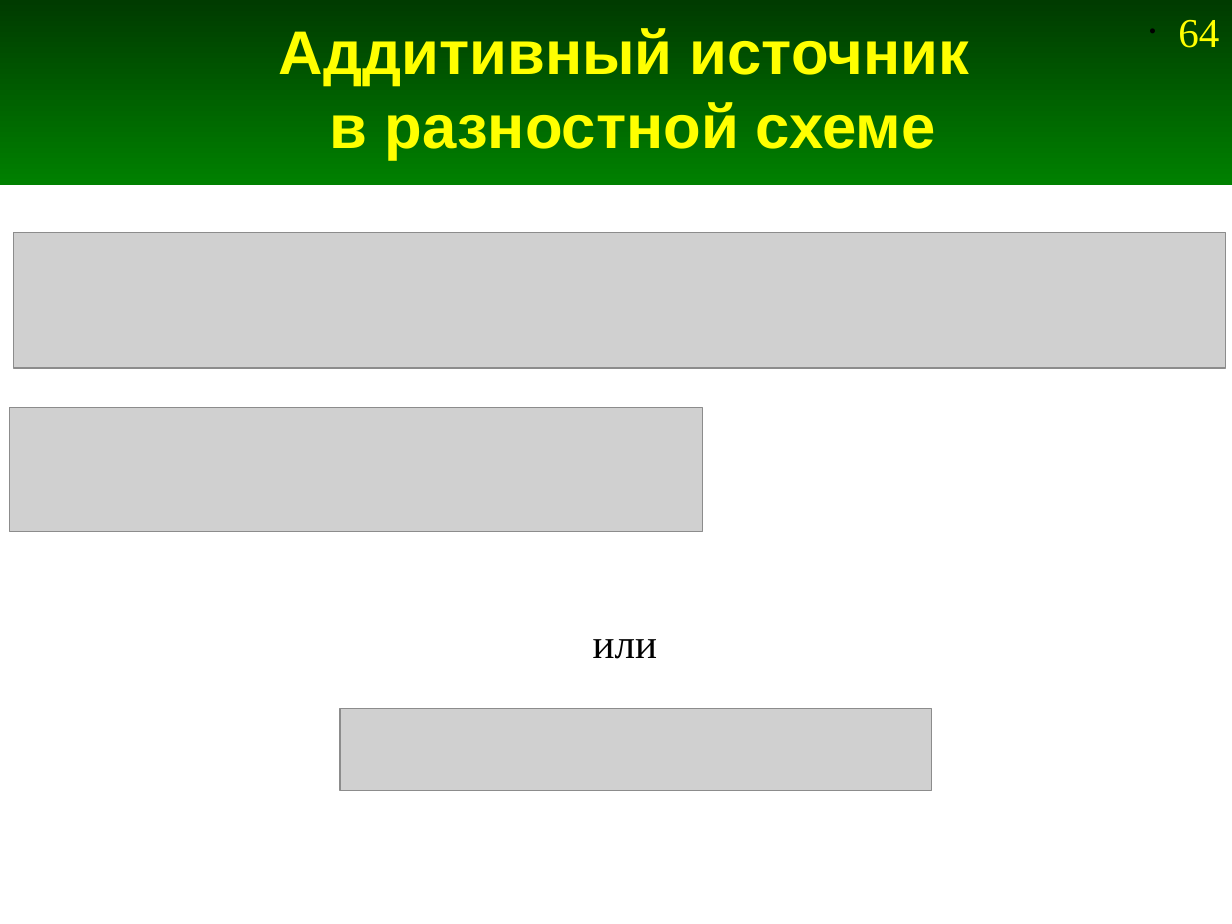
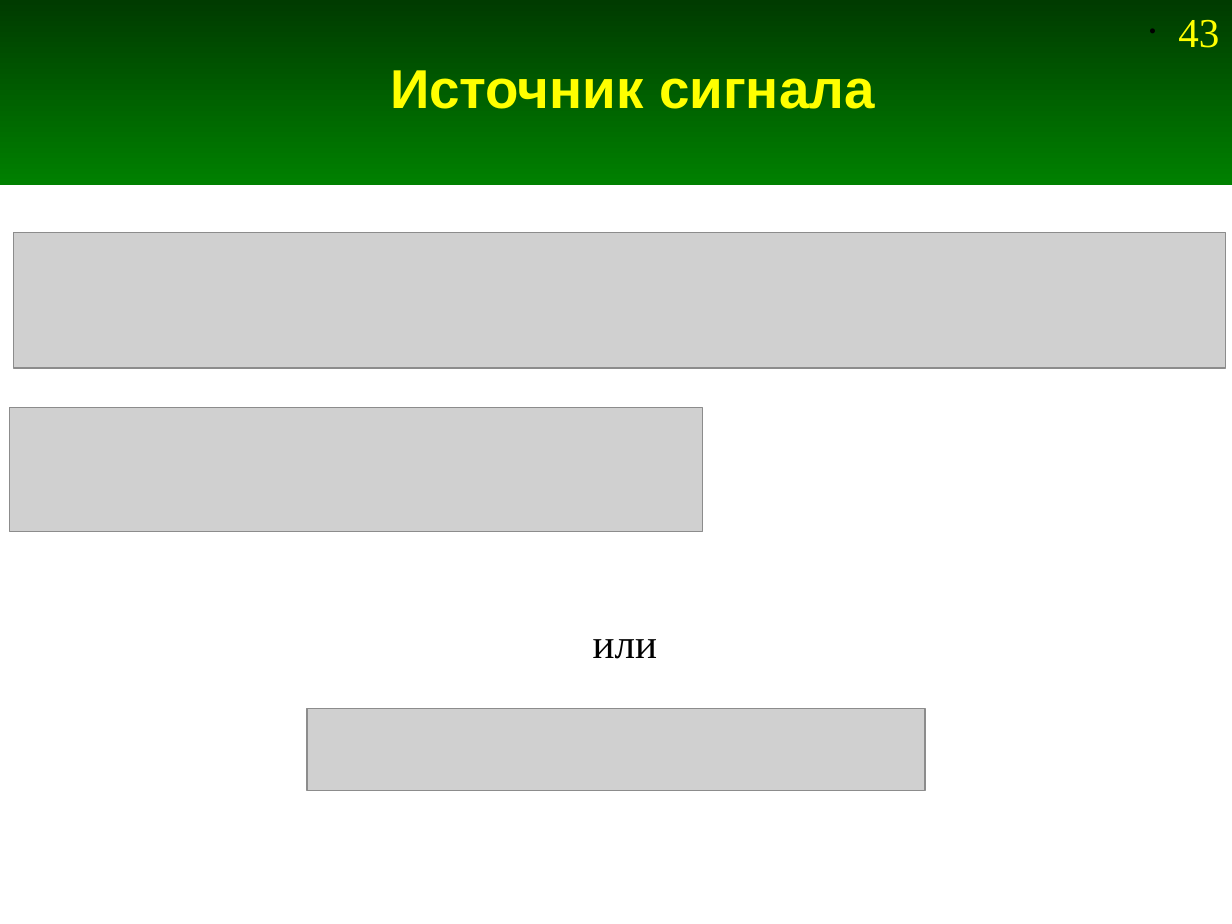
Before and after one commit to andris0147sv/modelling, a slide deck: slide 43 of presentations/2. FDTD.odp (slide 64 before the commit). Drawn at 1232x924 pixels with LibreOffice and Linux fonts; fonts in the diff are those of the drawing; grey boxes stand for pictures. Boxes give left, top, right and bottom in pixels: in the first picture for what was removed or moved away, otherwise in the second. Text is boxed around its words. In the diff, an @@ line names an element or a change of style, - is before the commit and + after.

Commit message:
Вывод формул FDTD без использование "жесткого" источника

```diff
--- a/presentations/2. FDTD.odp
+++ b/presentations/2. FDTD.odp
@@ page number at <box>1178,19,1219,48</box>: text changed @@
-• 64
+• 43
@@ title at <box>390,70,875,109</box>: text changed; size 36 to 32 pt @@
-Аддитивный источник
-в разностной схеме
+Источник сигнала
@@ picture: place and size @@
-picture at <box>340,708,931,791</box>
+picture at <box>307,708,924,791</box>
```
Also in this commit, not shown: 10 other slides changed, 2 slides added, 6 slides removed.
